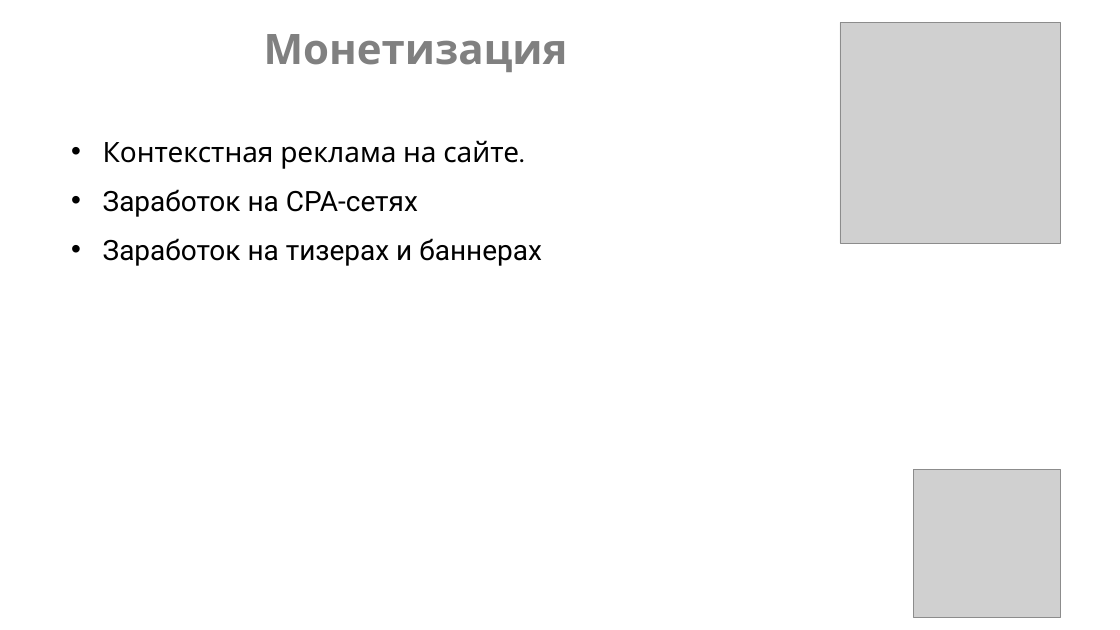
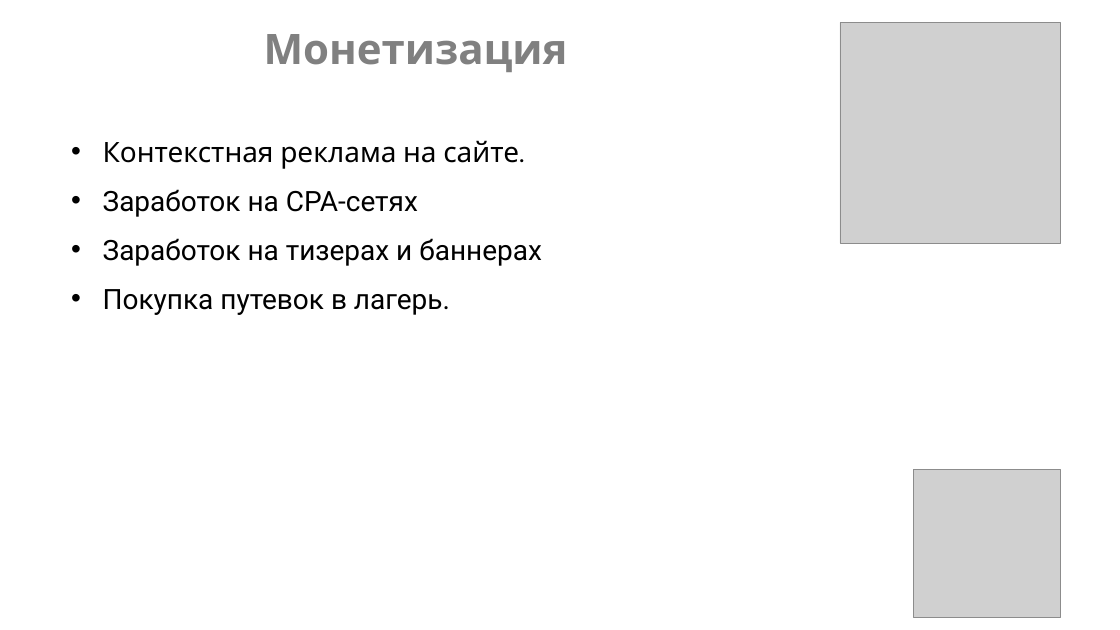
Before and after one commit to baitik-jump/tripadlager, a slide deck: slide 7 of project/no-react/Презентация.pptx. Drawn at 1120x630 pixels with LibreOffice and Linux fonts; fonts in the diff are those of the drawing; grey boxes stand for pictures; background and template pictures are left out. Boxes give left, top, right and bottom in pixels: in the first picture for what was removed or moved away, otherwise in the second. Text is boxed around its words. In the diff, an @@ line names an element or a change of style, - is before the commit and + after.

```diff
--- a/project/no-react/Презентация.pptx
+++ b/project/no-react/Презентация.pptx
@@ text at [103,289,450,315]: paragraph added @@
+• Покупка путевок в лагерь.
```
Also in this commit, not shown: 4 other slides changed, 10 other files.
